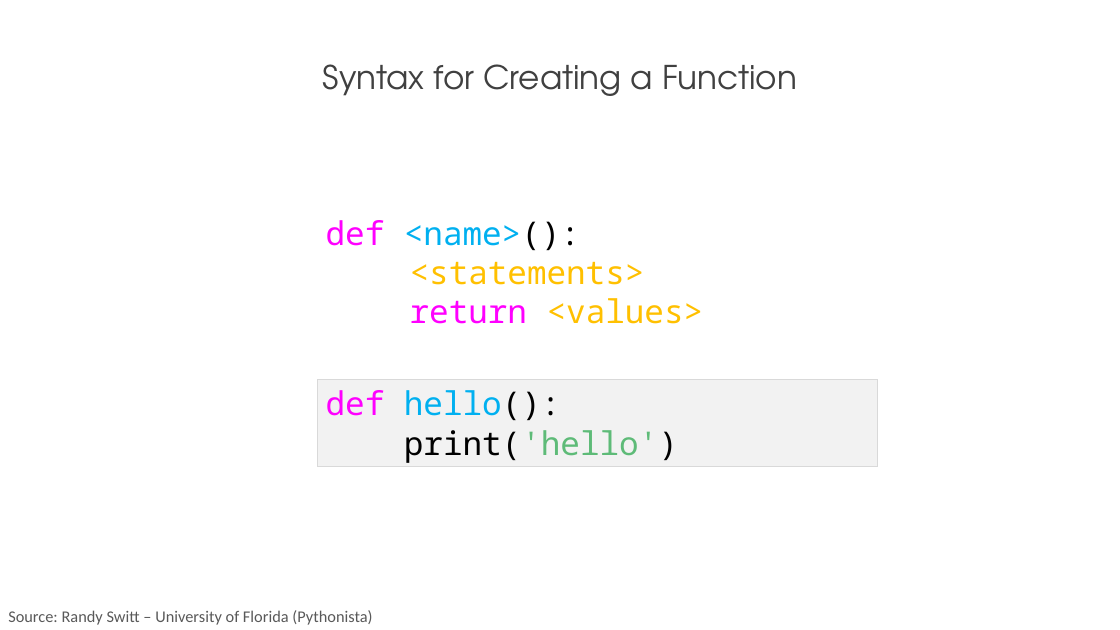
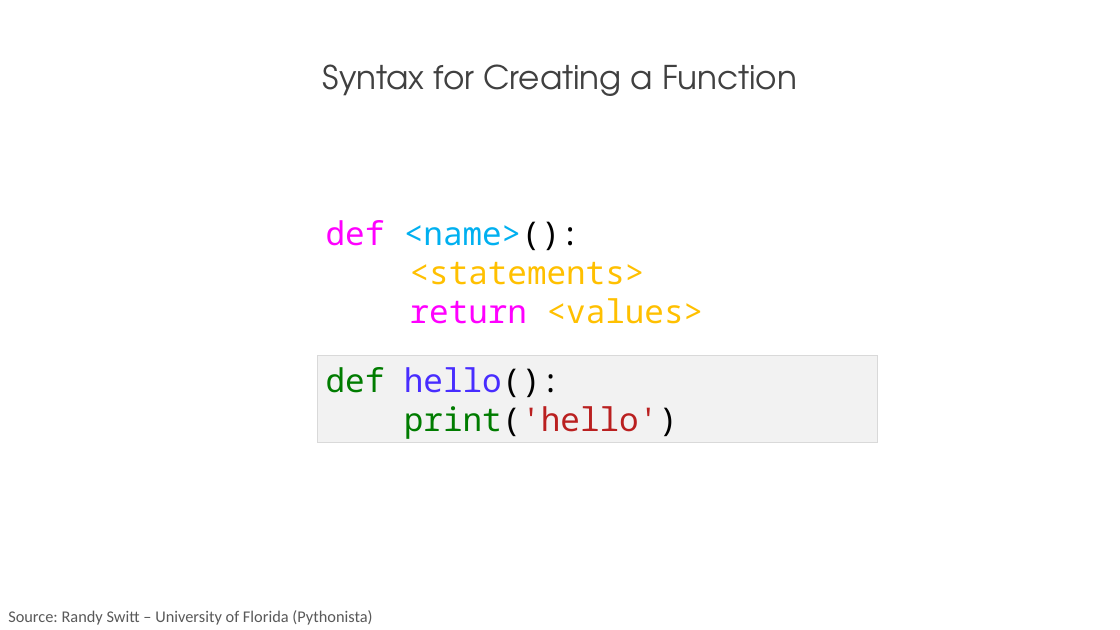
Before and after one commit to PracticumAI/python, a slide deck: slide 6 of presentations/03_functions.pptx. Drawn at 1120x630 pixels with LibreOffice and Linux fonts; fonts in the diff are those of the drawing. Boxes give left, top, right and bottom in pixels: in the first picture for what was removed or moved away, otherwise in the second. Text is boxed around its words. In the diff, an @@ line names an element or a change of style, - is before the commit and + after.

```diff
--- a/presentations/03_functions.pptx
+++ b/presentations/03_functions.pptx
@@ rectangle "def hello():": place and size @@
-rectangle "def hello():" at [318, 379, 878, 466]
+rectangle "def hello():" at [318, 355, 878, 443]
@@ rectangle "def hello():" at [318, 355, 878, 443]: text colour #FF00FF to #007C00 in "def"; text colour #00B0F0 to #482DFF in "hello():"; text colour #000000 to #007C00, text colour #5EBB78 to #BA2020 in "print('hello')" @@
```
Also in this commit, not shown: 4 other slides changed, 1 other file.
